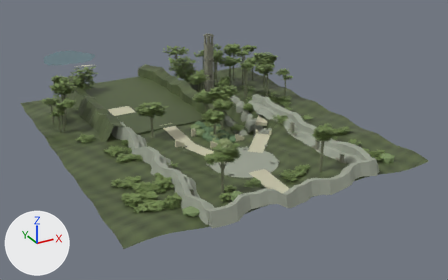
Two versions of the glTF model public/models/placed/resident.glb, one commit apart.
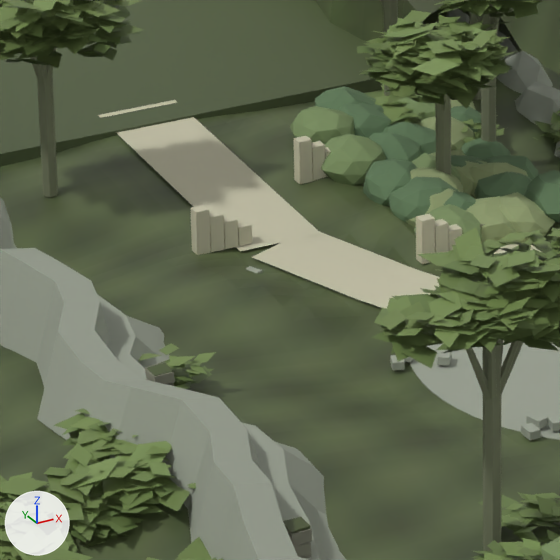
Old and new are each drawn whole from a camera (50 mm lens) standing at (-107.6, -180.4, 100.7) and looking at (24.8, 60.4, -19.7) and again close up on the part from 32% to 52% of the width and 38% to 70% of the height. Lighting does not change. The marker at lower left points along +X, +Y and +Z. The first two pictures are the older version. Objects named as collision shapes, trigger or cutter boxes, shadow casters or lower levels of detail are left out. Vertices at exactly the same position are counted once.

In view in the first close-up: 'Canopy_1', 'Limestone', 'Stone_shade_Cell_-2_-1', 'Stone_shade_Cell_-2_0', 'Terrain_bank_colours_Cell_-1_-1', 'Terrain_bank_colours_Cell_-1_-2', 'Terrain_bank_colours_Cell_-1_-3', 'Terrain_bank_colours_Cell_-1_0', 'Terrain_bank_colours_Cell_-2_-1', 'Terrain_bank_colours_Cell_-2_0', 'WoodlandBackdrop_1_Cell_-1_0', 'WoodlandBackdrop_1_Cell_-2_0' and 33 more.
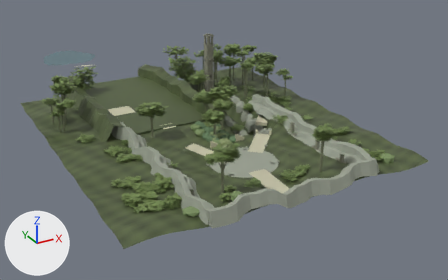
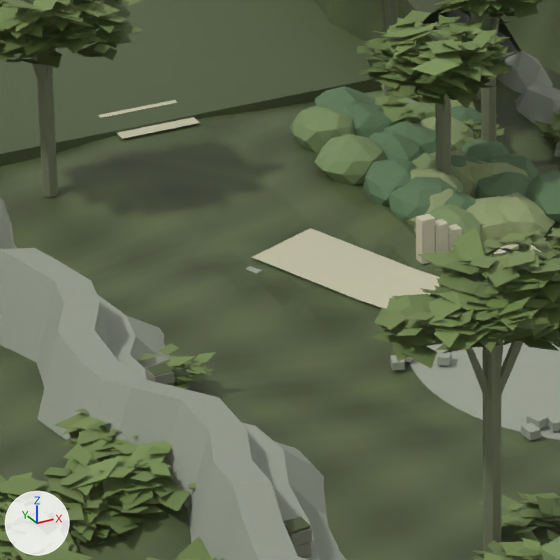
Where the change shows, as pixel boxes [x1, y1, x2, y2] in the close-ups (560 x 560 px):
part 1 of me_arrival_slope, deleted: before [191, 136, 331, 255]
part 2 of me_arrival_slope, deleted: before [123, 123, 321, 251]

What the commit changed:
me_arrival_slope is used by ob_limestone; location (0.0, 0.0, 0.0).
me_arrival_slope had 320 vertices, 394 faces and spanned x -28.0..34.0, y -29.0..174.0, z -8.0..4.0.
me_arrival_slope now has 220 vertices, 262 faces and spans x -28.0..34.0, y -29.0..174.0, z -8.0..4.0.
me_arrival_slope part 1: 8 loose pieces with 64 vertices, spanning x -17.0..-4.0, y 23.0..29.0, z 0.0..4.0, are deleted.
Part 2, on me_arrival_slope:
36 vertices are removed from x -15.0..-9.0, y 22.0..39.0, z 0.0..1.0.
36 faces are deleted.
